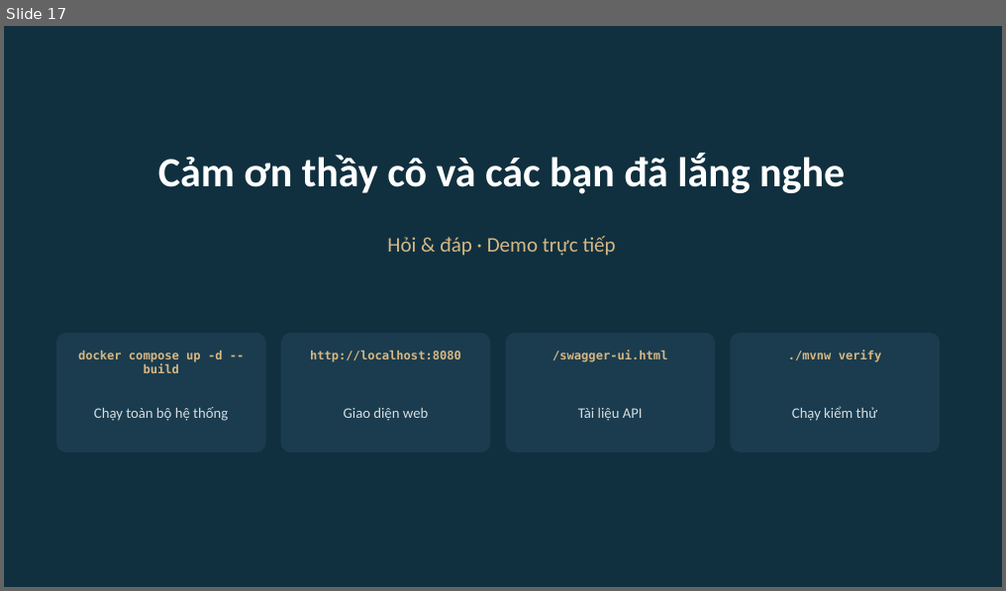
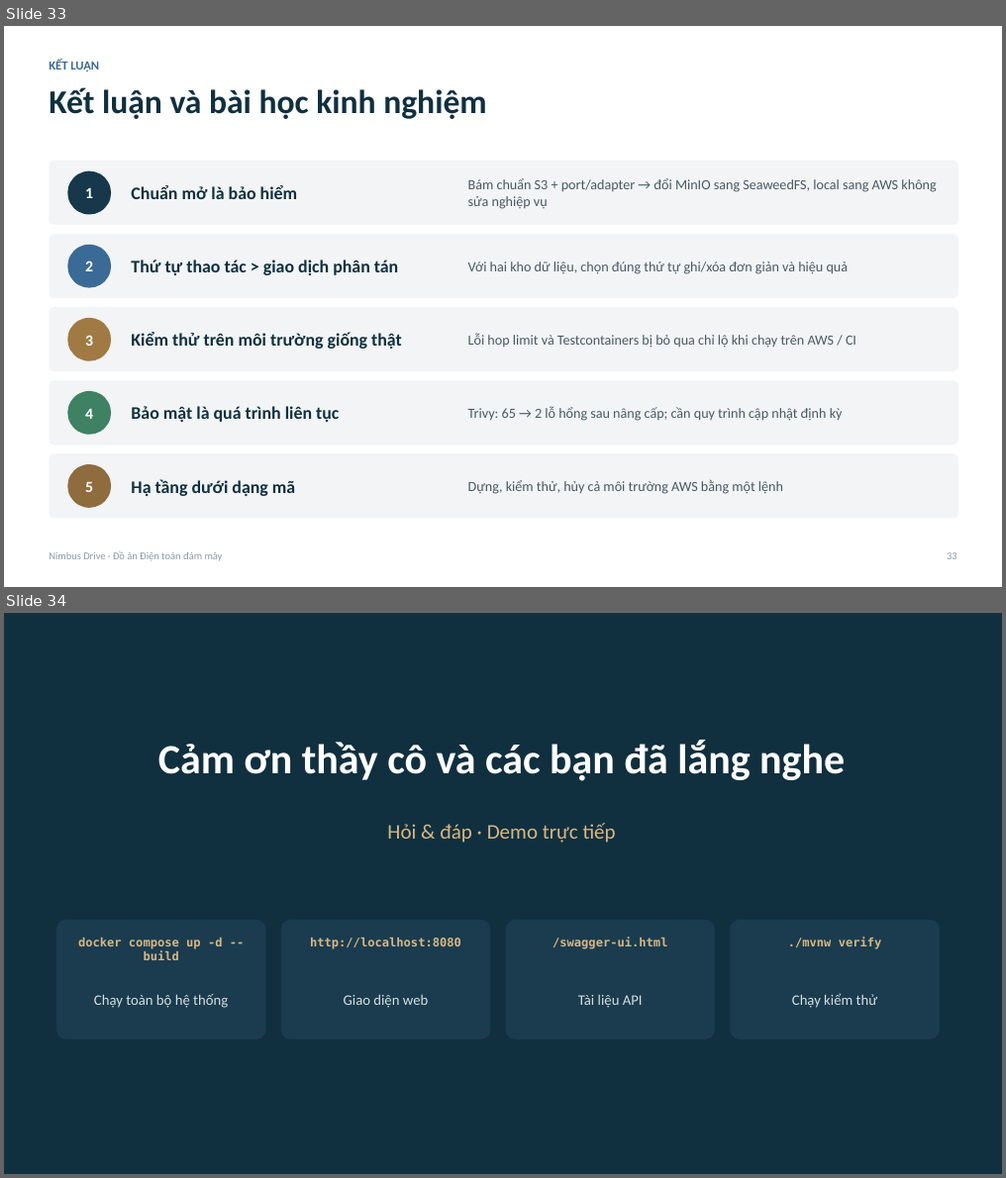
Before and after one commit to LeNhatHuyHyDrex/cloud-file-storage, a slide deck: docs/report/Slide_NimbusDrive.pptx. Shown one above the other, each under a label of ours: slide 17 before the commit, slides 33 and 34 after it. The pictures are 1006x591 and 1006x1178 pixels, drawn with LibreOffice and Linux fonts; fonts in the diff are those of the drawing. Boxes give left, top, right and bottom in pixels: in the first picture for what was removed or moved away, otherwise in the second. Text is boxed around its words. In the diff, an @@ line names an element or a change of style, - is before the commit and + after.

```diff
--- a/docs/report/Slide_NimbusDrive.pptx
+++ b/docs/report/Slide_NimbusDrive.pptx
@@ slide 33 added at (x1=4, y1=26, x2=1002, y2=587), background #FFFFFF @@
@@ text added at (x1=49, y1=59, x2=99, y2=72), 12 pt, text #3A6A96, bold @@
+KẾT LUẬN
@@ text added at (x1=49, y1=87, x2=486, y2=119), 32 pt, text #10303F, bold @@
+Kết luận và bài học kinh nghiệm
@@ rounded rectangle added at (x1=49, y1=161, x2=958, y2=225), fill #F2F4F5 @@
@@ ellipse added at (x1=67, y1=172, x2=111, y2=215), fill #16384A, 15 pt, text #FFFFFF, bold @@
+1
@@ text added at (x1=131, y1=185, x2=298, y2=199), 17 pt, text #10303F, bold @@
+Chuẩn mở là bảo hiểm
@@ text added at (x1=468, y1=178, x2=936, y2=209), 13.5 pt, text #4A5A64 @@
+Bám chuẩn S3 + port/adapter → đổi MinIO sang SeaweedFS, local sang AWS không sửa nghiệp vụ
@@ rounded rectangle added at (x1=49, y1=234, x2=958, y2=298), fill #F2F4F5 @@
@@ ellipse added at (x1=67, y1=245, x2=111, y2=288), fill #3A6A96, 15 pt, text #FFFFFF, bold @@
+2
@@ text added at (x1=131, y1=260, x2=398, y2=275), 17 pt, text #10303F, bold @@
+Thứ tự thao tác > giao dịch phân tán
@@ text added at (x1=468, y1=262, x2=848, y2=274), 13.5 pt, text #4A5A64 @@
+Với hai kho dữ liệu, chọn đúng thứ tự ghi/xóa đơn giản và hiệu quả
@@ rounded rectangle added at (x1=49, y1=307, x2=958, y2=372), fill #F2F4F5 @@
@@ ellipse added at (x1=67, y1=318, x2=111, y2=362), fill #A07A42, 15 pt, text #FFFFFF, bold @@
+3
@@ text added at (x1=131, y1=332, x2=402, y2=349), 17 pt, text #10303F, bold @@
+Kiểm thử trên môi trường giống thật
@@ text added at (x1=468, y1=333, x2=856, y2=348), 13.5 pt, text #4A5A64 @@
+Lỗi hop limit và Testcontainers bị bỏ qua chỉ lộ khi chạy trên AWS / CI
@@ rounded rectangle added at (x1=49, y1=380, x2=958, y2=445), fill #F2F4F5 @@
@@ ellipse added at (x1=67, y1=391, x2=111, y2=435), fill #3F8263, 15 pt, text #FFFFFF, bold @@
+4
@@ text added at (x1=131, y1=406, x2=339, y2=422), 17 pt, text #10303F, bold @@
+Bảo mật là quá trình liên tục
@@ text added at (x1=468, y1=406, x2=843, y2=421), 13.5 pt, text #4A5A64 @@
+Trivy: 65 → 2 lỗ hổng sau nâng cấp; cần quy trình cập nhật định kỳ
@@ rounded rectangle added at (x1=49, y1=455, x2=958, y2=519), fill #F2F4F5 @@
@@ ellipse added at (x1=67, y1=465, x2=111, y2=508), fill #8F6C3E, 15 pt, text #FFFFFF, bold @@
+5
@@ text added at (x1=131, y1=479, x2=295, y2=496), 17 pt, text #10303F, bold @@
+Hạ tầng dưới dạng mã
@@ text added at (x1=468, y1=479, x2=783, y2=494), 13.5 pt, text #4A5A64 @@
+Dựng, kiểm thử, hủy cả môi trường AWS bằng một lệnh
@@ text added at (x1=49, y1=552, x2=223, y2=562), 10 pt, text #8C9BA4 @@
+Nimbus Drive · Đồ án Điện toán đám mây
@@ text added at (x1=946, y1=553, x2=957, y2=560), 10 pt, text #8C9BA4 @@
+33
@@ what was slide 17 is now slide 34 @@
```
Also in this commit, not shown: 13 slides changed, 16 other slides added, 10 other files.
